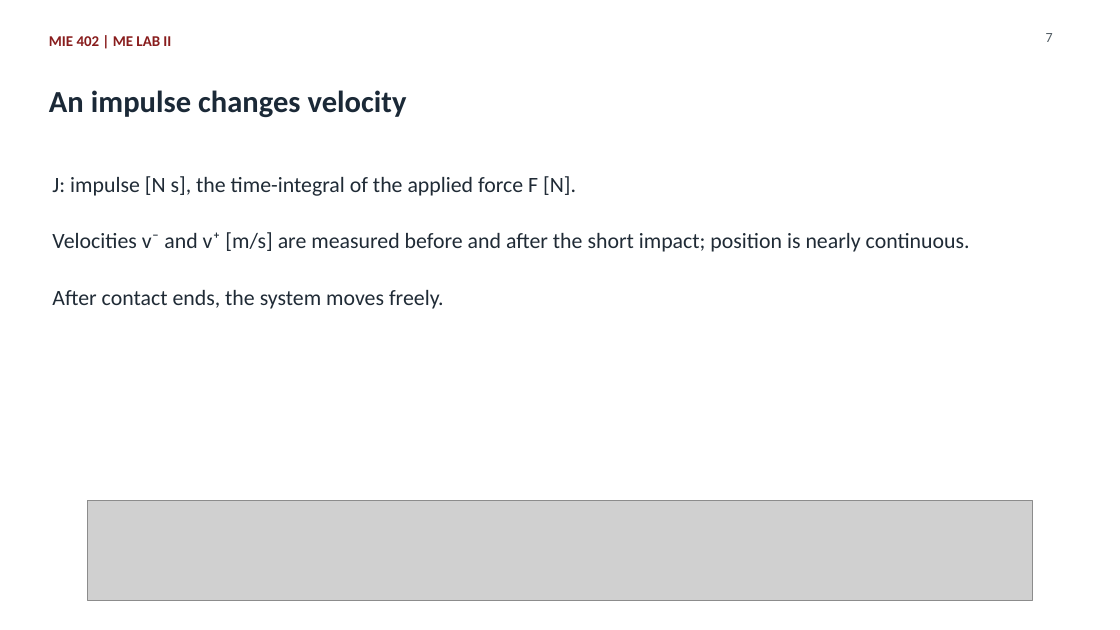
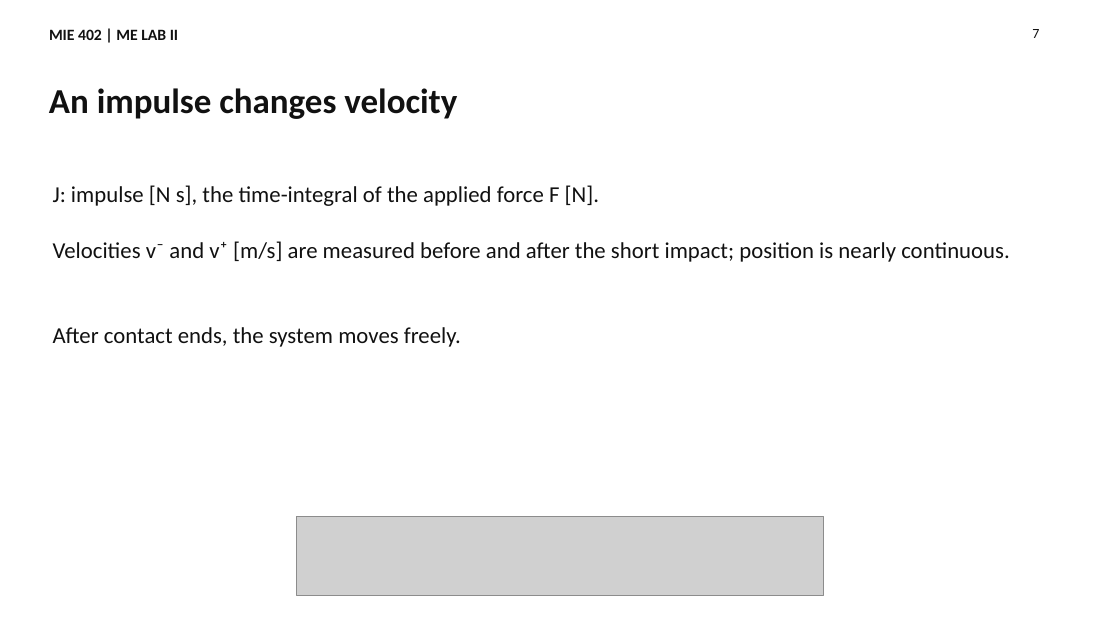
Before and after one commit to Ehsan-Roohi/MIE402-Lab, a slide deck: slide 7 of site/docs/MIE402_Lecture06_Forced_Response_Fall2026.pptx. Drawn at 1120x630 pixels with LibreOffice and Linux fonts; fonts in the diff are those of the drawing; grey boxes stand for pictures. Boxes give left, top, right and bottom in pixels: in the first picture for what was removed or moved away, otherwise in the second. Text is boxed around its words. In the diff, an @@ line names an element or a change of style, - is before the commit and + after.

Commit message:
Explain forced-response derivation and analytical comparison across lecture and lab materials

```diff
--- a/site/docs/MIE402_Lecture06_Forced_Response_Fall2026.pptx
+++ b/site/docs/MIE402_Lecture06_Forced_Response_Fall2026.pptx
@@ text "MIE 402 | ME LAB ..." at [49,29,178,40]: size 12.8 to 13.5 pt, text colour #881C1C to #111111; line spacing 1.32 to 1 @@
@@ text "7": place and size @@
-text "7" at [1046,33,1053,42]
+text "7" at [1032,29,1039,38]
@@ text "7" at [1032,29,1039,38]: text colour #525D64 to #111111; line spacing 1.32 to 1 @@
@@ text "An impulse changes velocity" at [49,88,457,119]: size 26.2 to 30 pt, text colour #1B2937 to #111111; line spacing 1.32 to 1 @@
@@ text "J: impulse [N s], the ...": place and size @@
-text "J: impulse [N s], the ..." at [52,176,576,196]
+text "J: impulse [N s], the ..." at [53,185,599,206]
@@ text "Velocities v⁻ and v⁺ [m/s] ...": place and size @@
-text "Velocities v⁻ and v⁺ [m/s] ..." at [52,232,970,252]
+text "Velocities v⁻ and v⁺ [m/s] ..." at [53,241,1010,262]
@@ size 18.8 to 19.5 pt, text colour #202B36 to #111111; line spacing 1.32 to 1 in 3 elements at [53,185,599,206], [53,241,1010,262], [53,327,461,347] @@
@@ text "After contact ends, the system ...": place and size @@
-text "After contact ends, the system ..." at [52,290,444,309]
+text "After contact ends, the system ..." at [53,327,461,347]
@@ picture: place and size @@
-picture at [87,501,1033,601]
+picture at [297,517,824,596]
```
Also in this commit, not shown: 15 other slides changed, 14 slides added, 7 slides removed, 57 other files.
